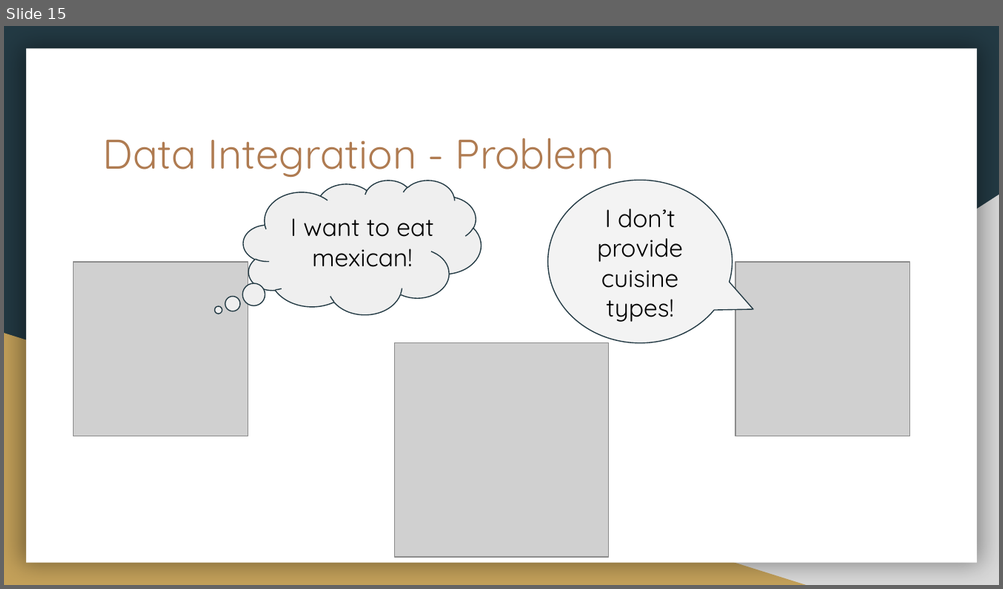
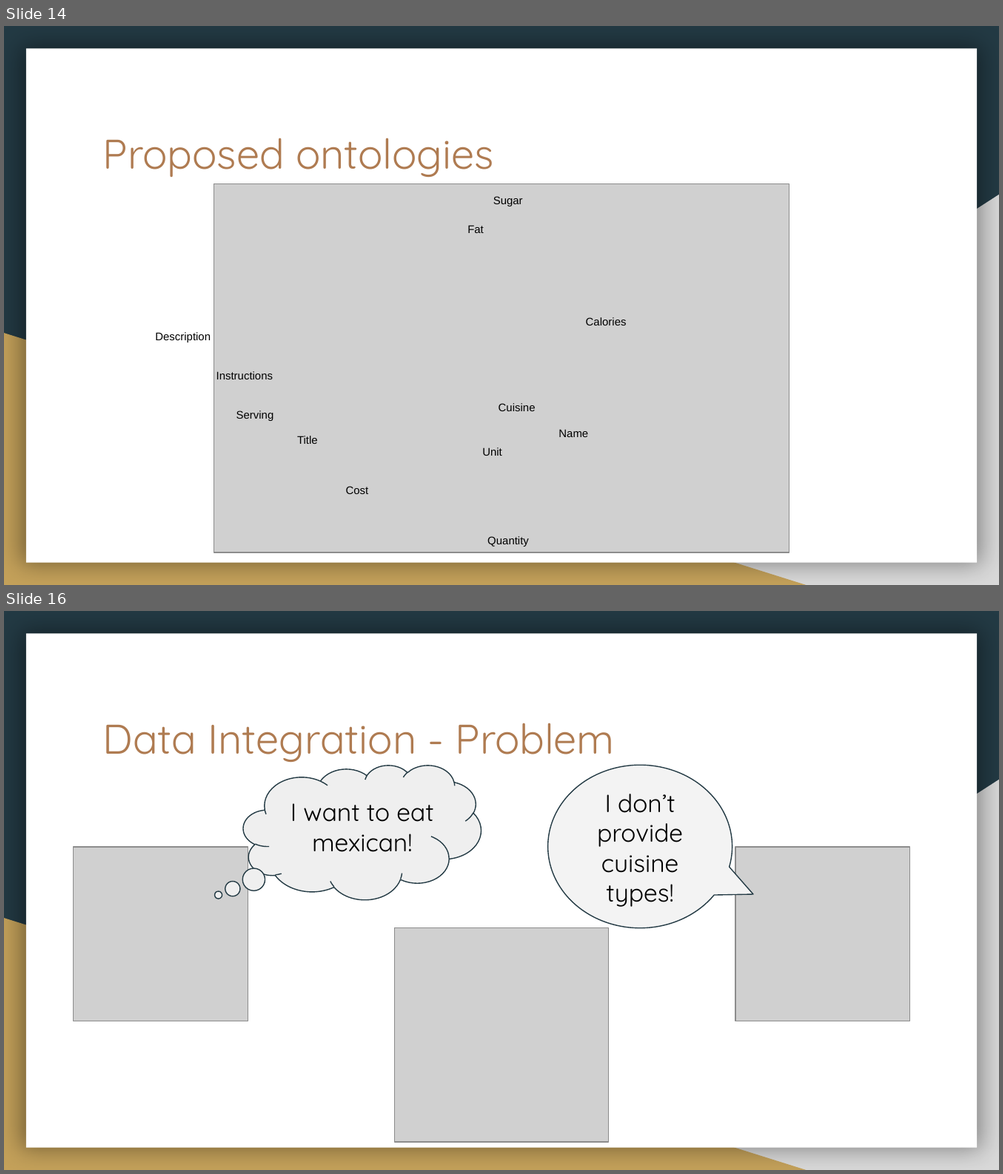
Before and after one commit to UniTN-KDILab/Slurpy--2018-19, a slide deck: presentation.pptx. Shown one above the other, each under a label of ours: slide 15 before the commit, slides 14 and 16 after it; the slides between them are not shown. The pictures are 1003x589 and 1003x1174 pixels, drawn with LibreOffice and Linux fonts; fonts in the diff are those of the drawing; grey boxes stand for pictures. Boxes give left, top, right and bottom in pixels: in the first picture for what was removed or moved away, otherwise in the second. Text is boxed around its words. In the diff, an @@ line names an element or a change of style, - is before the commit and + after.

```diff
--- a/presentation.pptx
+++ b/presentation.pptx
@@ slide 14 added at bbox=[4, 26, 999, 585], background #233A44; not listed: 3 template elements that a slide beside it also shows @@
@@ title added at bbox=[103, 138, 493, 177], 30 pt, text #AF7B51 @@
+Proposed ontologies
@@ picture added at bbox=[214, 184, 788, 553] @@
@@ text added at bbox=[493, 196, 523, 207], 8 pt, text #000000 @@
+Sugar
@@ text added at bbox=[467, 225, 484, 233], 8 pt, text #000000 @@
+Fat
@@ text added at bbox=[155, 332, 210, 343], 8 pt, text #000000 @@
+Description
@@ text added at bbox=[586, 318, 626, 326], 8 pt, text #000000 @@
+Calories
@@ text added at bbox=[216, 372, 273, 380], 8 pt, text #000000 @@
+Instructions
@@ text added at bbox=[236, 411, 274, 421], 8 pt, text #000000 @@
+Serving
@@ text added at bbox=[498, 403, 535, 412], 8 pt, text #000000 @@
+Cuisine
@@ text added at bbox=[297, 436, 318, 444], 8 pt, text #000000 @@
+Title
@@ text added at bbox=[558, 429, 588, 437], 8 pt, text #000000 @@
+Name
@@ text added at bbox=[482, 448, 502, 456], 8 pt, text #000000 @@
+Unit
@@ text added at bbox=[346, 486, 369, 494], 8 pt, text #000000 @@
+Cost
@@ text added at bbox=[487, 537, 529, 547], 8 pt, text #000000 @@
+Quantity
@@ what was slide 15 is now slide 16 @@
```
Also in this commit, not shown: 4 slides changed, 1 other slide added, 1 slide removed.
